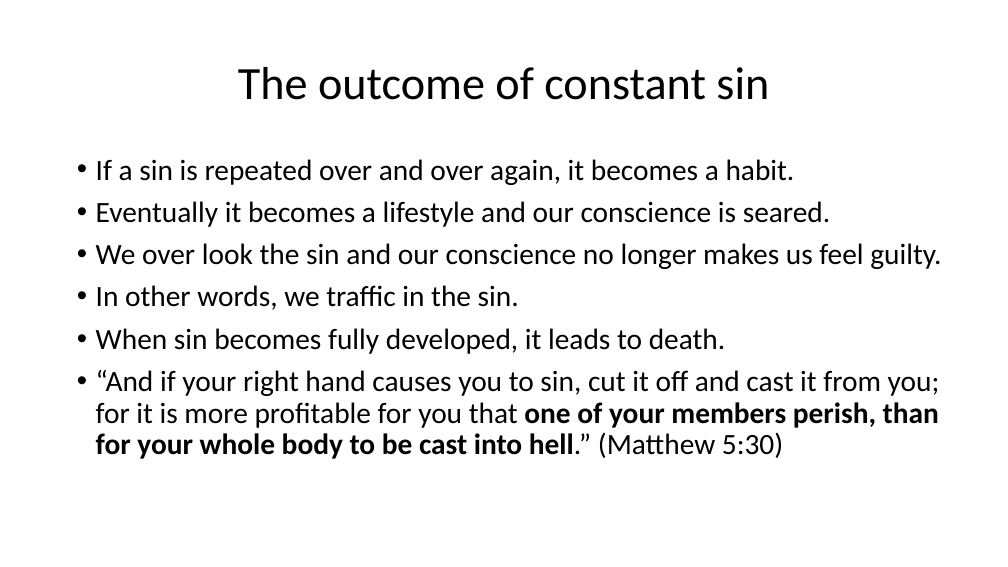
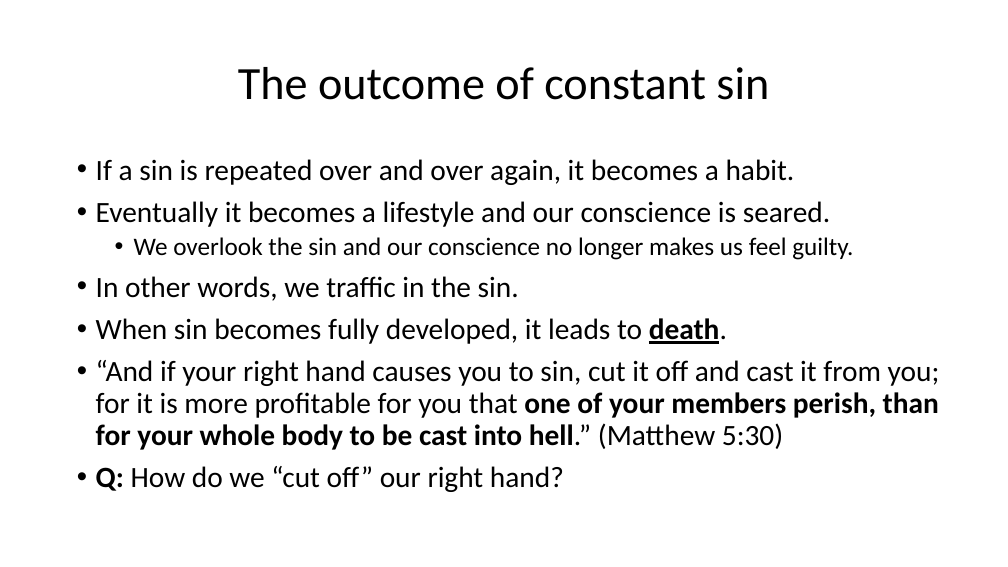
Before and after one commit to csmatyi/calvary_sunday_school, a slide deck: slide 14 of WSC79-81_211121.pptx (slide 12 before the commit). Drawn at 1008x567 pixels with LibreOffice and Linux fonts; fonts in the diff are those of the drawing. Boxes give left, top, right and bottom in pixels: in the first picture for what was removed or moved away, otherwise in the second. Text is boxed around its words. In the diff, an @@ line names an element or a change of style, - is before the commit and + after.

```diff
--- a/WSC79-81_211121.pptx
+++ b/WSC79-81_211121.pptx
@@ text at [134, 237, 853, 260]: text changed; size 28 to 24 pt @@
-• We over look the sin and our conscience no longer makes us feel guilty.
+  • We overlook the sin and our conscience no longer makes us feel guilty.
@@ text at [96, 318, 727, 344]: bold on, underline on in "death." @@
@@ text at [96, 466, 564, 492]: paragraph added @@
+• Q: How do we “cut off” our right hand?
```
Also in this commit, not shown: 11 other slides changed.
